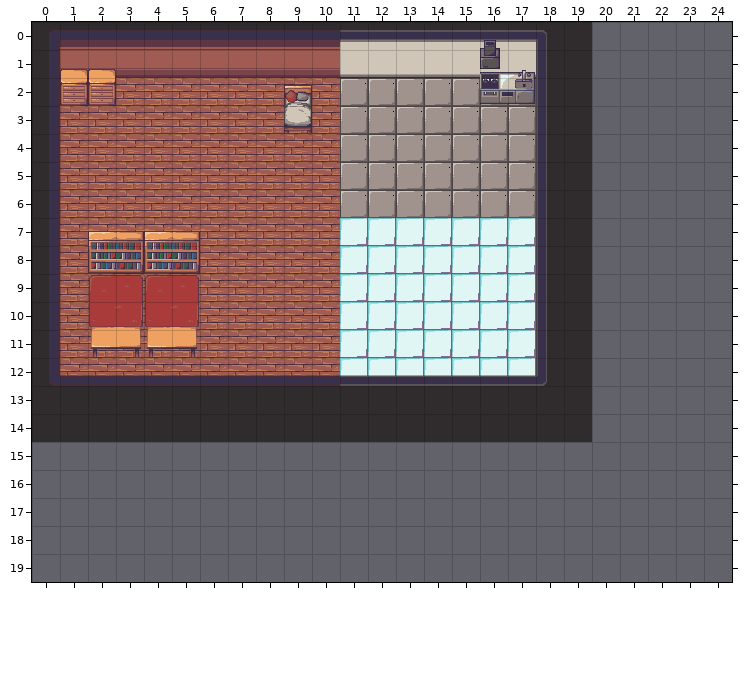
Tiled map (JSON), stored at src/assets/map/debugroom.json. The picture above is the old version.
Cells are 32x32 px. Shown: x 0..24, y 0..19. The old version is drawn lined up with the new one.
And afterwards:
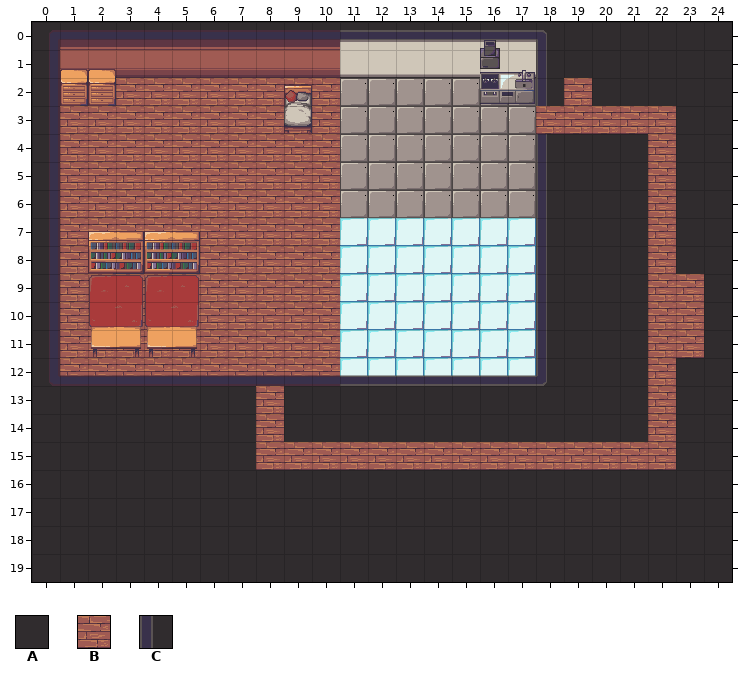
Key: from "maptiles": A 0, B 1, C 17.
_ is an empty cell, . an unchanged one.
Changes in this commit:
map size 20x15 -> 25x20 cells
--- layer "base"
@@ x 0..24 @@
- 0 ...................._____
- 1 ...................._____
- 2 ...................A_____
- 3 ..................CA_____
- 4 ...................._____
- 5 ...................._____
- 6 ...................._____
- 7 ...................._____
- 8 ...................._____
- 9 ...................._____
-10 ...................._____
-11 ...................._____
-12 ...................._____
-13 ........A..........._____
-14 ........A..........._____
-15 _________________________
-16 _________________________
-17 _________________________
-18 _________________________
-19 _________________________
+ 0 ....................AAAAA
+ 1 ....................AAAAA
+ 2 ...................BAAAAA
+ 3 ..................BBBBBAA
+ 4 ....................AABAA
+ 5 ....................AABAA
+ 6 ....................AABAA
+ 7 ....................AABAA
+ 8 ....................AABAA
+ 9 ....................AABBA
+10 ....................AABBA
+11 ....................AABBA
+12 ....................AABAA
+13 ........B...........AABAA
+14 ........B...........AABAA
+15 AAAAAAAABBBBBBBBBBBBBBBAA
+16 AAAAAAAAAAAAAAAAAAAAAAAAA
+17 AAAAAAAAAAAAAAAAAAAAAAAAA
+18 AAAAAAAAAAAAAAAAAAAAAAAAA
+19 AAAAAAAAAAAAAAAAAAAAAAAAA
Boxes around the changes in both pictures, in picture pixels (x1, y1, x2, y2):
changed: (32, 22, 732, 582)
